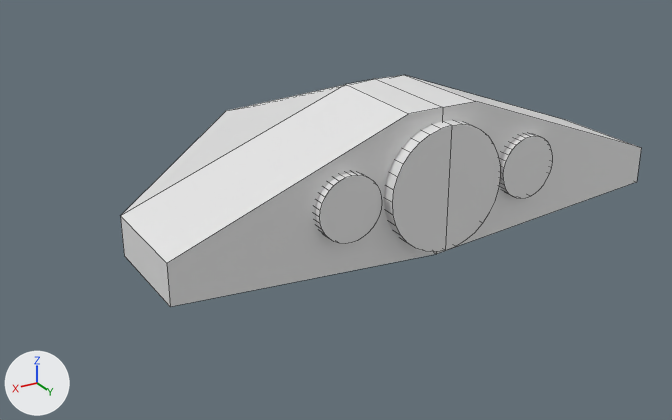
The Blender file Assets/Prefabs/Spaceship/Spaceship.blend, before and after one commit.
The view is the same before and after, from a camera (50 mm lens) standing at (13.37, 20.77, 9.16) and looking at (0.25, -1.09, -1.77). Lighting does not change. The marker at lower left points along +X, +Y and +Z. Mesh edges are drawn as thin lines.

Script lines for the objects in view, before the commit:
```python
me_cube = bpy.data.meshes.new('Cube')
me_cube.from_pydata(...)  # 119 vertices, 62 faces, 7 loose edges; spans x -3.58..7.25, y -1.0..9.9, z -1.37..2.57
me_cube.materials.append(mat_material)  # white #e7e7e7
ob_cube = bpy.data.objects.new('Cube', me_cube)
ob_cube.location = (0.0, -6.01, 0.0)
_m = ob_cube.modifiers.new('Mirror', 'MIRROR')
```
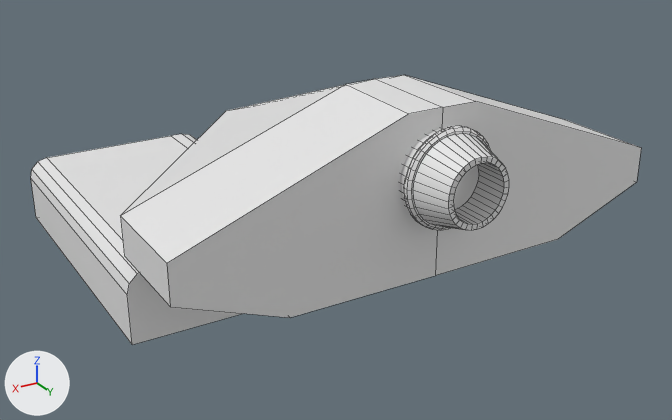
What changed in the scene script:
```text
Change me_cube:
    used by ob_cube; location = (0.0, -6.01, 0.0)
    remove me_cube.from_pydata(...)  # 119 vertices, 62 faces, 7 loose edges; spans x -3.58..7.25, y -1.0..9.9, z -1.37..2.57
    add me_cube.from_pydata(...)  # 17 vertices, 12 faces; spans x 0.0..7.25, y -1.0..9.52, z -1.99..2.57
    me_cube part 1: the loose piece of 64 vertices spanning x -3.58..-1.87, y 9.42..9.74, z -0.3..1.41 is deleted
    me_cube part 2: the loose piece of 41 vertices spanning x -1.66..1.63, y 9.27..9.9, z -1.11..2.22 is deleted
    me_cube part 3
    3 vertices are removed from x 0.0, y -1.0..9.52, z -1.37..-1.0
    5 faces are deleted
    7 loose edges are deleted
    6 vertices are added at (0.56, -1.0, -1.99), (4.29, 6.54, -1.98), (0.0, 6.54, -1.99), (0.0, -1.0, -1.99), (4.29, 9.52, -1.98), (0.0, 9.52, -1.99)
    6 new faces join them
Add me_cube_001:
    me_cube_001.from_pydata(...)  # 24 vertices, 14 faces, 2 loose edges; spans x -1.93..4.87, y -1.0..1.0, z -1.0..1.0
Add me_cylinder:
    me_cylinder.from_pydata(...)  # 384 vertices, 354 faces; spans x -1.32..1.32, y -1.32..1.32, z -3.09..1.0
    me_cylinder.polygons.foreach_set('use_smooth', [True] * 354)
Add ob_cube_001:
    ob_cube_001 = bpy.data.objects.new('Cube.001', me_cube_001)
    ob_cube_001.location = (2.49, -3.82, -2.19)
    ob_cube_001.scale = (1.0, 4.63, 1.0)
Add ob_cylinder:
    ob_cylinder = bpy.data.objects.new('Cylinder', me_cylinder)
    ob_cylinder.location = (0.0, 1.96, 0.85)
    ob_cylinder.rotation_euler = (1.571, 0.0, 0.0)  # degrees (90, 0, 0)
```

Location of each change, (x1, y1, x2, y2) in pixels of the pictures (672 x 420 px):
'Cube', reshaped
    before: (121, 75, 641, 307)
    after: (121, 75, 641, 318)
'Cube.001', added
    after: (31, 134, 243, 345)
'Cylinder', added
    after: (400, 126, 509, 230)
part 1 of me_cube, deleted
    before: (315, 134, 553, 244)
part 2 of me_cube, deleted
    before: (384, 120, 501, 252)
part 3 of me_cube, cut back
    before: (167, 101, 641, 307)
    after: (167, 101, 641, 318)
